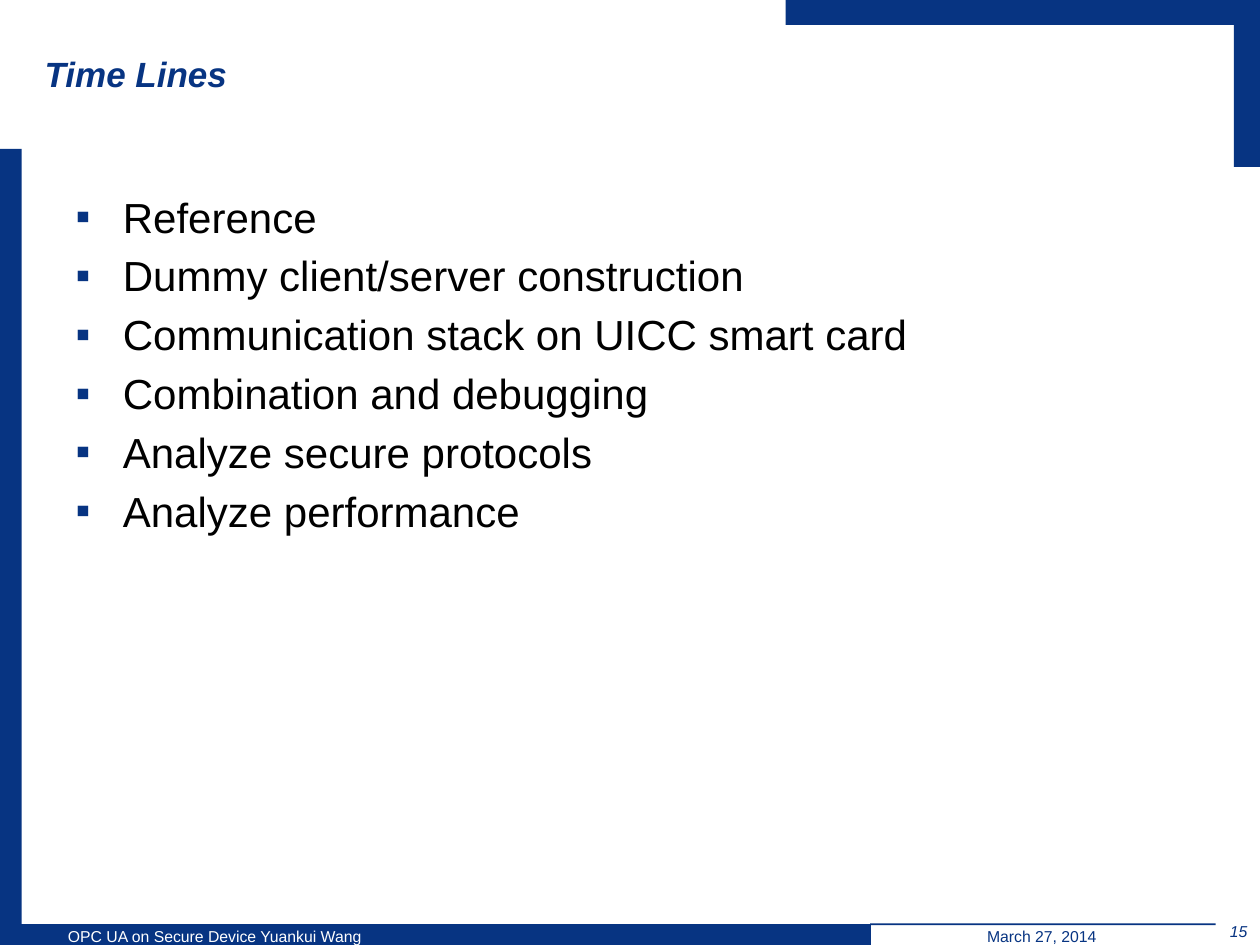
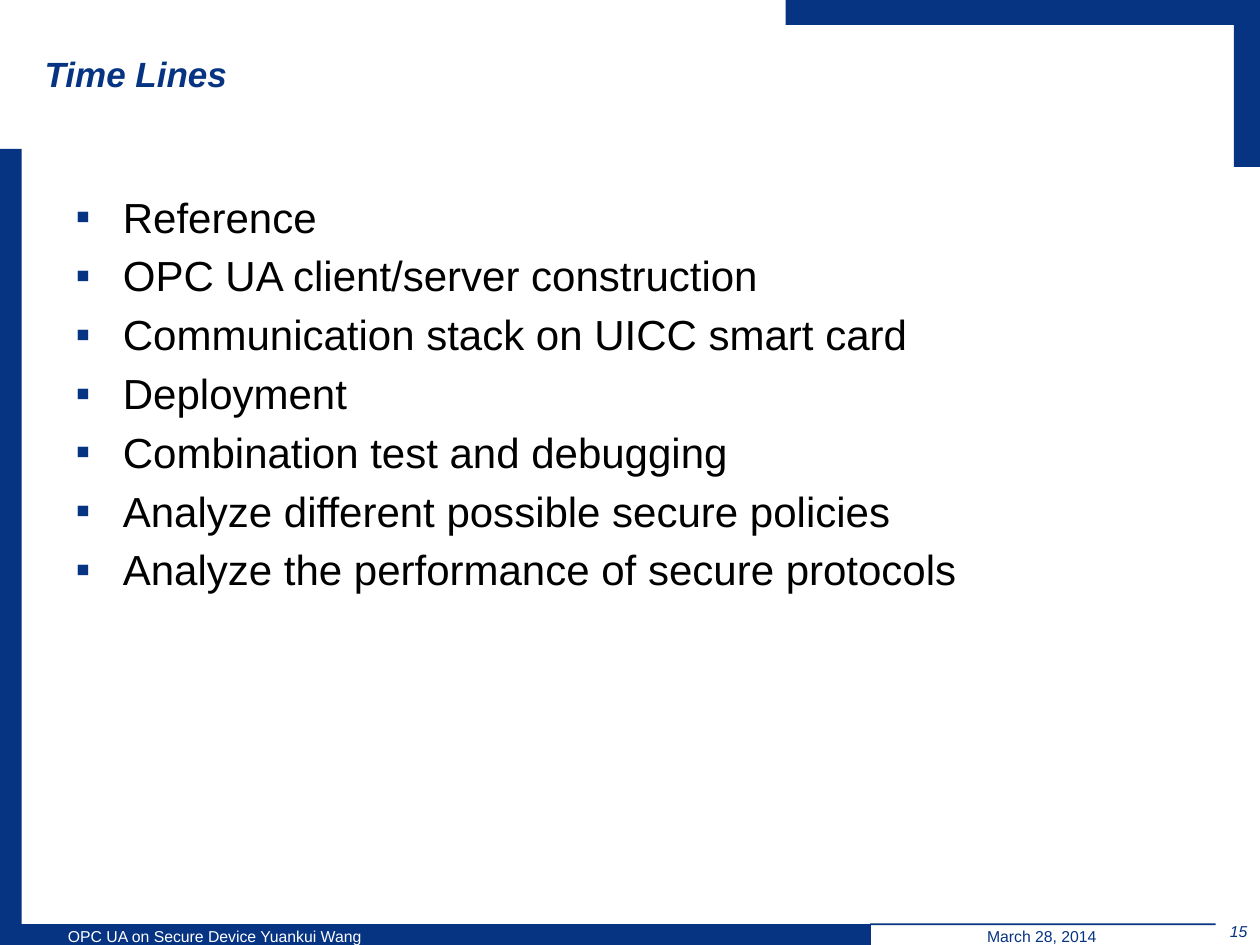
Before and after one commit to wsuetholz/opc-ua-wangyk-upb-morpho, a slide deck: slide 15 of ppt/Einleitung.pptx. Drawn at 1260x945 pixels with LibreOffice and Linux fonts; fonts in the diff are those of the drawing; background and template pictures are left out. Boxes give left, top, right and bottom in pixels: in the first picture for what was removed or moved away, otherwise in the second. Text is boxed around its words. In the diff, an @@ line names an element or a change of style, - is before the commit and + after.

```diff
--- a/ppt/Einleitung.pptx
+++ b/ppt/Einleitung.pptx
@@ text at bbox=[123, 260, 757, 292]: text changed @@
-▪ Dummy client/server construction
+▪ OPC UA client/server construction
@@ text at bbox=[123, 378, 956, 594]: text changed @@
-▪ Combination and debugging
-▪ Analyze secure protocols
-▪ Analyze performance
+▪ Deployment
+▪ Combination test and debugging
+▪ Analyze different possible secure policies
+▪ Analyze the performance of secure protocols
@@ text at bbox=[987, 930, 1096, 944]: text changed @@
-March 27, 2014
+March 28, 2014
```
Also in this commit, not shown: 15 other slides changed.
